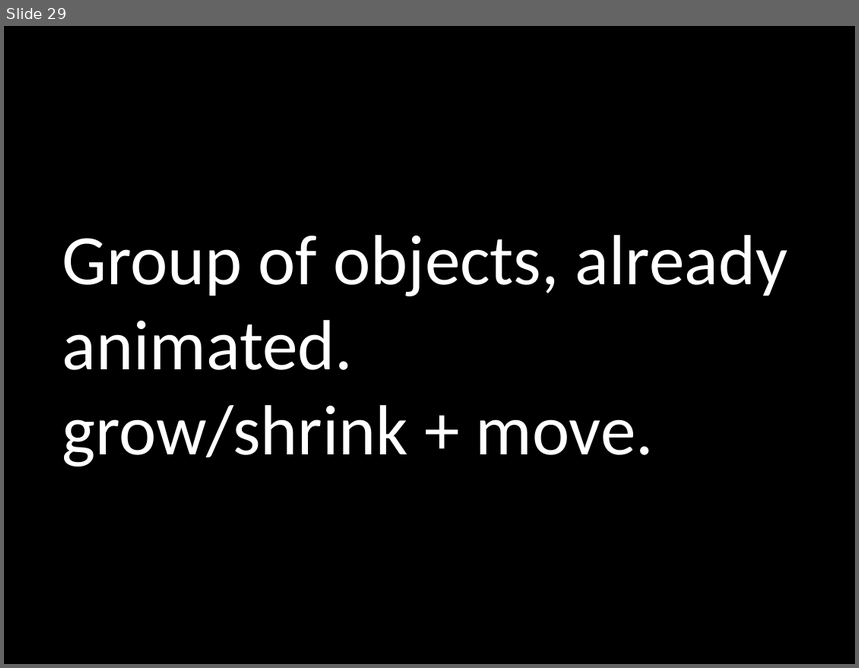
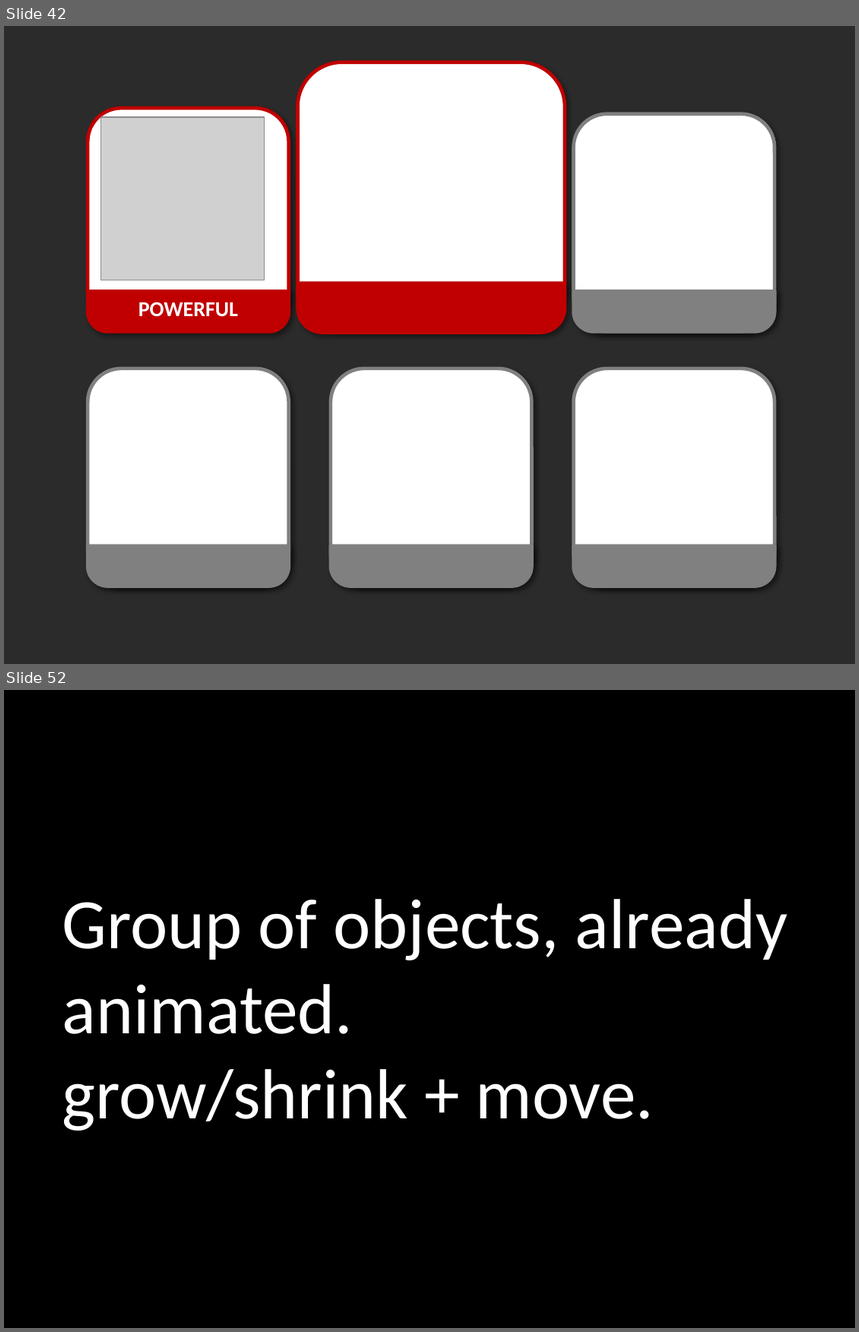
Before and after one commit to PowerPointLabs/PowerPointLabs, a slide deck: doc/Test scenarios.pptx. Shown one above the other, each under a label of ours: slide 29 before the commit, slides 42 and 52 after it; the slides between them are not shown. The pictures are 859x668 and 859x1332 pixels, drawn with LibreOffice and Linux fonts; fonts in the diff are those of the drawing; grey boxes stand for pictures; background and template pictures are left out; a plain dark background stands for a picture behind light text. Boxes give left, top, right and bottom in pixels: in the first picture for what was removed or moved away, otherwise in the second. Text is boxed around its words. In the diff, an @@ line names an element or a change of style, - is before the commit and + after.

```diff
--- a/doc/Test scenarios.pptx
+++ b/doc/Test scenarios.pptx
@@ slide 42 added at [4,26,855,664], background picture (left out) @@
@@ rounded rectangle added at [297,62,565,329], fill #FFFFFF, outline #C00000 3 pt @@
@@ rounded rectangle added at [573,113,775,332], fill #FFFFFF, outline #808080 3 pt @@
@@ group added at [88,108,288,332]: 1 rounded rectangle, 1 round same rect, 1 text, 1 picture @@
+POWERFUL
@@ round same rect added at [297,283,565,332], fill #C00000, outline #C00000 3 pt @@
@@ round same rect added at [573,291,775,332], fill #808080, outline #808080 3 pt @@
@@ rounded rectangle added at [88,369,288,587], fill #FFFFFF, outline #808080 3 pt @@
@@ rounded rectangle added at [331,369,531,587], fill #FFFFFF, outline #808080 3 pt @@
@@ rounded rectangle added at [573,369,775,587], fill #FFFFFF, outline #808080 3 pt @@
@@ round same rect added at [88,546,288,586], fill #808080, outline #808080 3 pt @@
@@ round same rect added at [331,546,531,586], fill #808080, outline #808080 3 pt @@
@@ round same rect added at [573,546,775,586], fill #808080, outline #808080 3 pt @@
@@ what was slide 29 is now slide 52 @@
```
Also in this commit, not shown: 1 slide changed, 42 other slides added, 2 slides removed, 7 other files.
